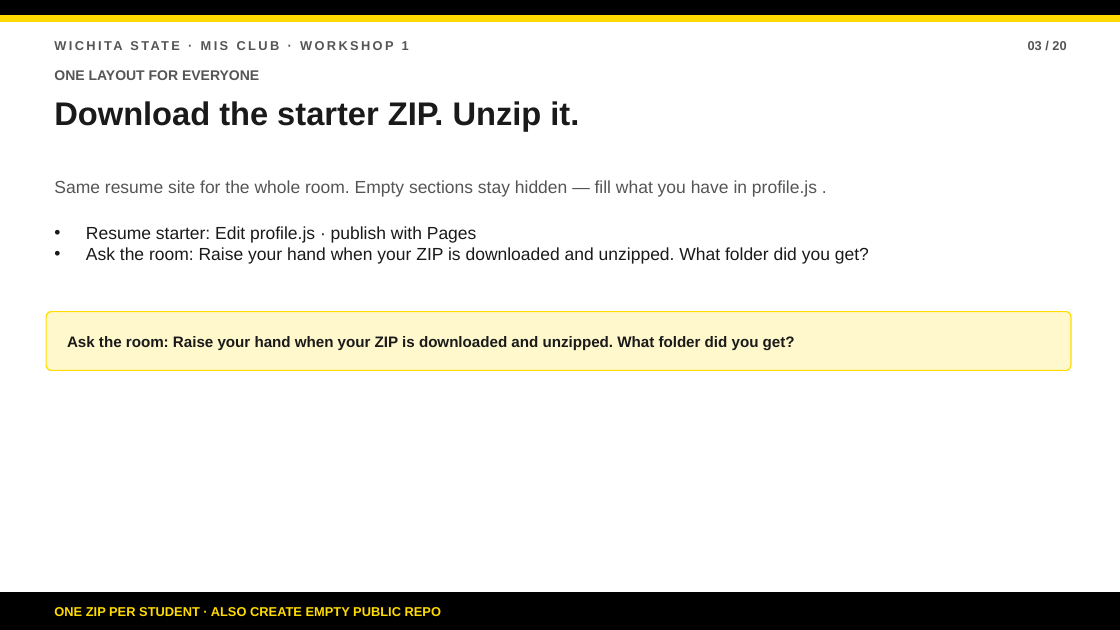
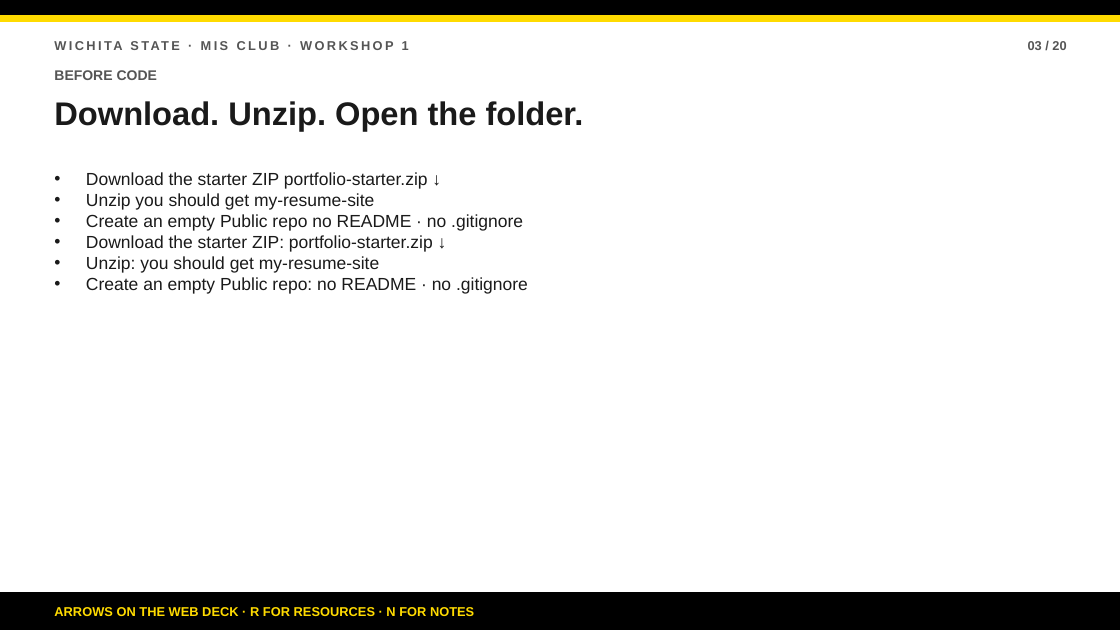
Before and after one commit to bsbcyber/workshop-site, a slide deck: slide 3 of downloads/workshop-1-presentation.pptx. Drawn at 1120x630 pixels with LibreOffice and Linux fonts; fonts in the diff are those of the drawing. Boxes give left, top, right and bottom in pixels: in the first picture for what was removed or moved away, otherwise in the second. Text is boxed around its words. In the diff, an @@ line names an element or a change of style, - is before the commit and + after.

```diff
--- a/downloads/workshop-1-presentation.pptx
+++ b/downloads/workshop-1-presentation.pptx
@@ text at box(54, 70, 157, 80): text changed @@
-ONE LAYOUT FOR EVERYONE
+BEFORE CODE
@@ text at box(54, 101, 584, 130): text changed @@
-Download the starter ZIP. Unzip it.
+Download. Unzip. Open the folder.
@@ text "Download the starter ZIP portfolio-starter.zip ..." at box(86, 172, 528, 294): vertical alignment middle to top @@
@@ text at box(86, 172, 528, 294): text changed; text colour #555555 to #1A1A1A @@
-Same resume site for the whole room. Empty sections stay hidden — fill what you have in profile.js .
+• Download the starter ZIP portfolio-starter.zip ↓
+• Unzip you should get my-resume-site
+• Create an empty Public repo no README · no .gitignore
+• Download the starter ZIP: portfolio-starter.zip ↓
+• Unzip: you should get my-resume-site
+• Create an empty Public repo: no README · no .gitignore
@@ text removed at box(86, 226, 869, 264) @@
-• Resume starter: Edit profile.js · publish with Pages
-• Ask the room: Raise your hand when your ZIP is downloaded and unzipped. What folder did you get?
@@ rounded rectangle removed at box(46, 312, 1071, 371) @@
@@ text removed at box(67, 336, 795, 350) @@
-Ask the room: Raise your hand when your ZIP is downloaded and unzipped. What folder did you get?
@@ text at box(54, 607, 474, 616): text changed @@
-ONE ZIP PER STUDENT · ALSO CREATE EMPTY PUBLIC REPO
+ARROWS ON THE WEB DECK · R FOR RESOURCES · N FOR NOTES
```
Also in this commit, not shown: 17 other slides changed, 2 slides added, 2 slides removed, 26 other files.
